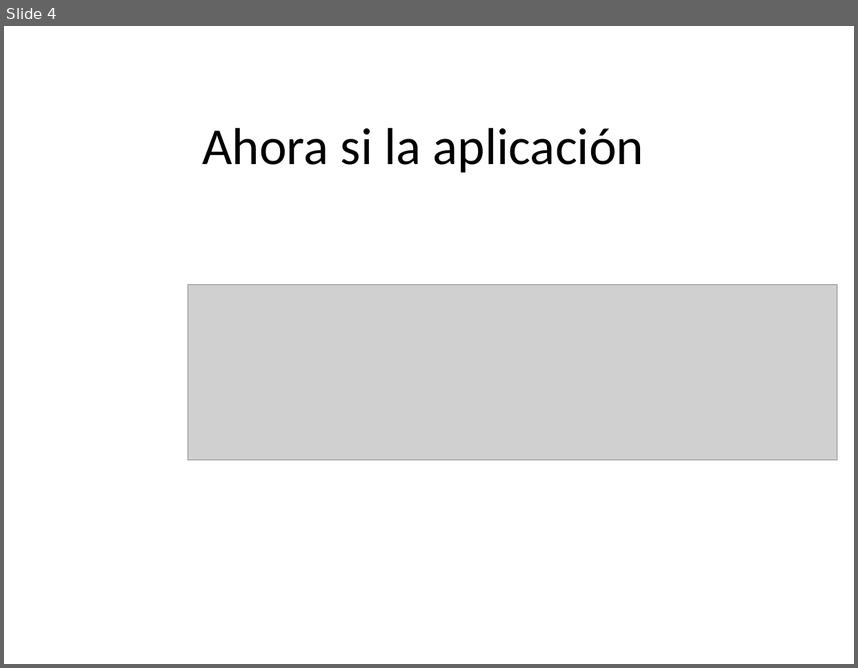
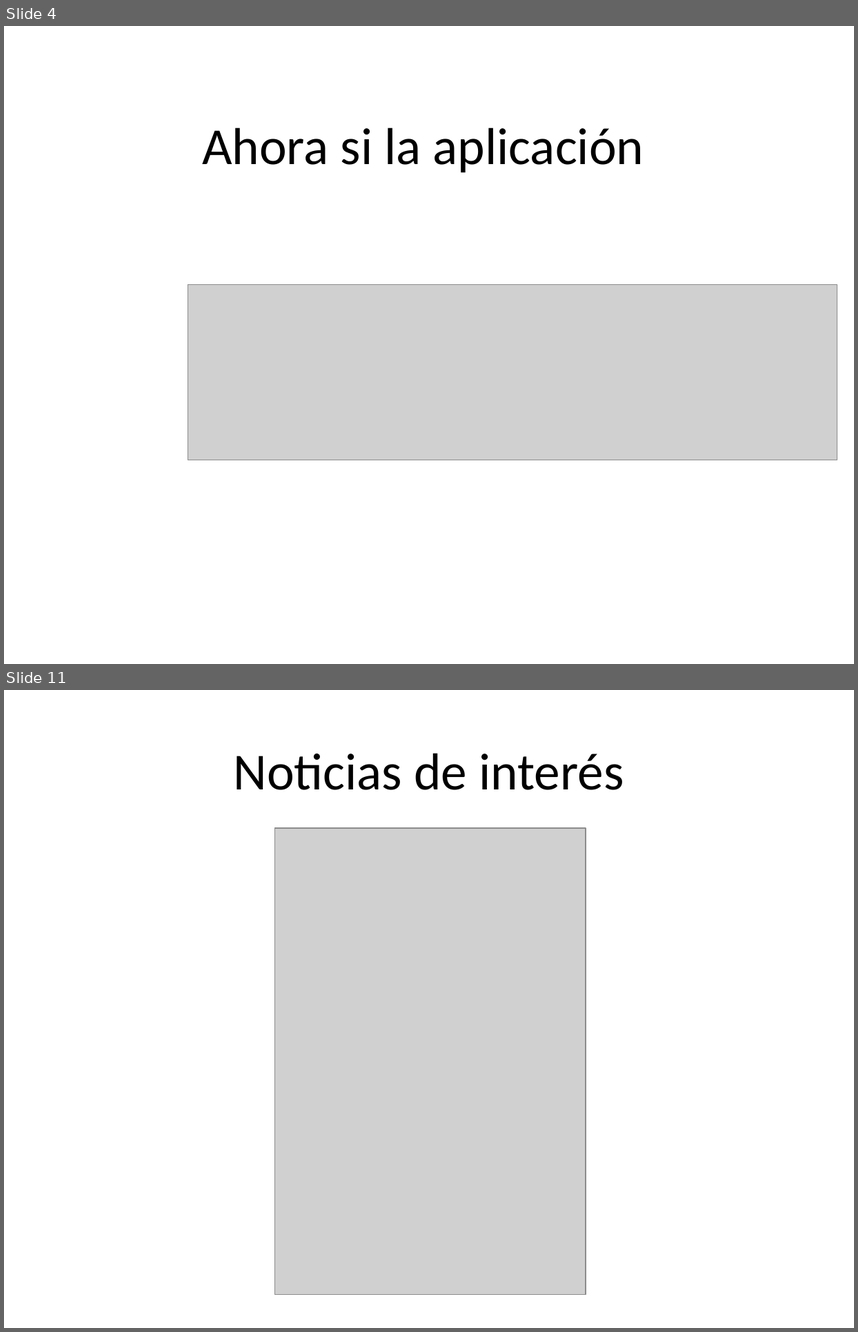
Before and after one commit to anfesmo/Drogas5aConvocatoria, a slide deck: CorabastosUnClick.pptx. Shown one above the other, each under a label of ours: slide 4 before the commit, slides 4 and 11 after it; the slides between them are not shown. The pictures are 858x668 and 858x1332 pixels, drawn with LibreOffice and Linux fonts; fonts in the diff are those of the drawing; grey boxes stand for pictures. Boxes give left, top, right and bottom in pixels: in the first picture for what was removed or moved away, otherwise in the second. Text is boxed around its words. In the diff, an @@ line names an element or a change of style, - is before the commit and + after.

```diff
--- a/CorabastosUnClick.pptx
+++ b/CorabastosUnClick.pptx
@@ slide 11 added at (4, 690, 854, 1328), background #FFFFFF @@
@@ title added at (234, 753, 624, 790), 44 pt, text #000000 @@
+Noticias de interés
@@ picture added at (275, 828, 586, 1294) @@
```
Also in this commit, not shown: 8 other slides added, 4 slides removed, 1 other file.
